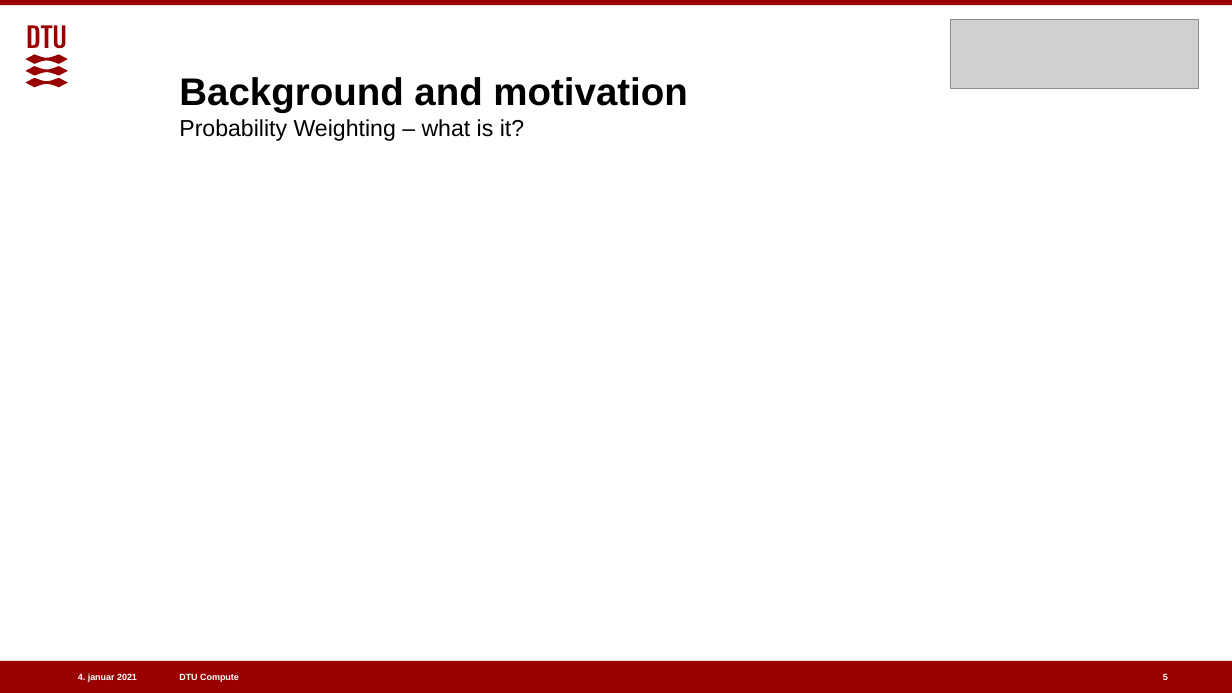
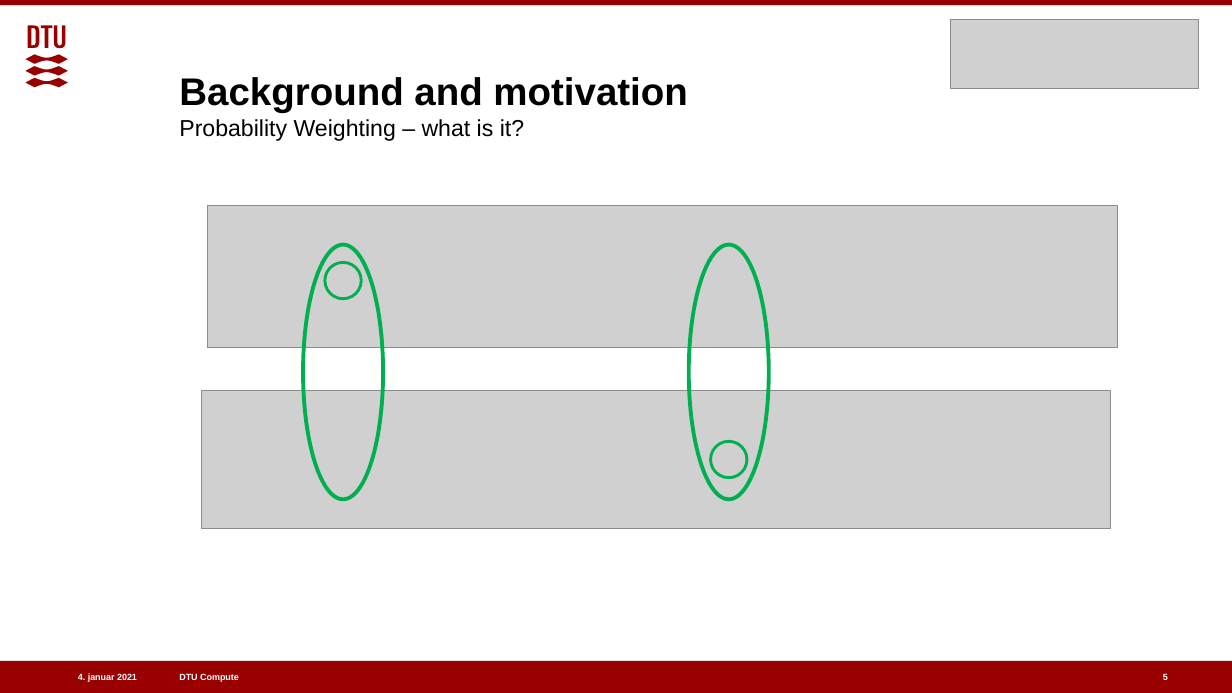
Before and after one commit to benj1003/Comparing-normative-and-descriptive-models-of-probability-weighting, a slide deck: slide 5 of Presentations/Oral defence 07-01-2021.pptx. Drawn at 1232x693 pixels with LibreOffice and Linux fonts; fonts in the diff are those of the drawing; grey boxes stand for pictures. Boxes give left, top, right and bottom in pixels: in the first picture for what was removed or moved away, otherwise in the second. Text is boxed around its words. In the diff, an @@ line names an element or a change of style, - is before the commit and + after.

```diff
--- a/Presentations/Oral defence 07-01-2021.pptx
+++ b/Presentations/Oral defence 07-01-2021.pptx
@@ picture added at [208, 205, 1117, 348] @@
@@ ellipse added at [303, 245, 384, 500], outline #00B050 3 pt @@
@@ ellipse added at [325, 262, 361, 299], outline #00B050 2.25 pt @@
@@ ellipse added at [689, 245, 769, 500], outline #00B050 3 pt @@
@@ picture added at [201, 391, 1111, 529] @@
@@ ellipse added at [711, 442, 747, 478], outline #00B050 2.25 pt @@
```
Also in this commit, not shown: 3 other slides changed, 4 slides added.
